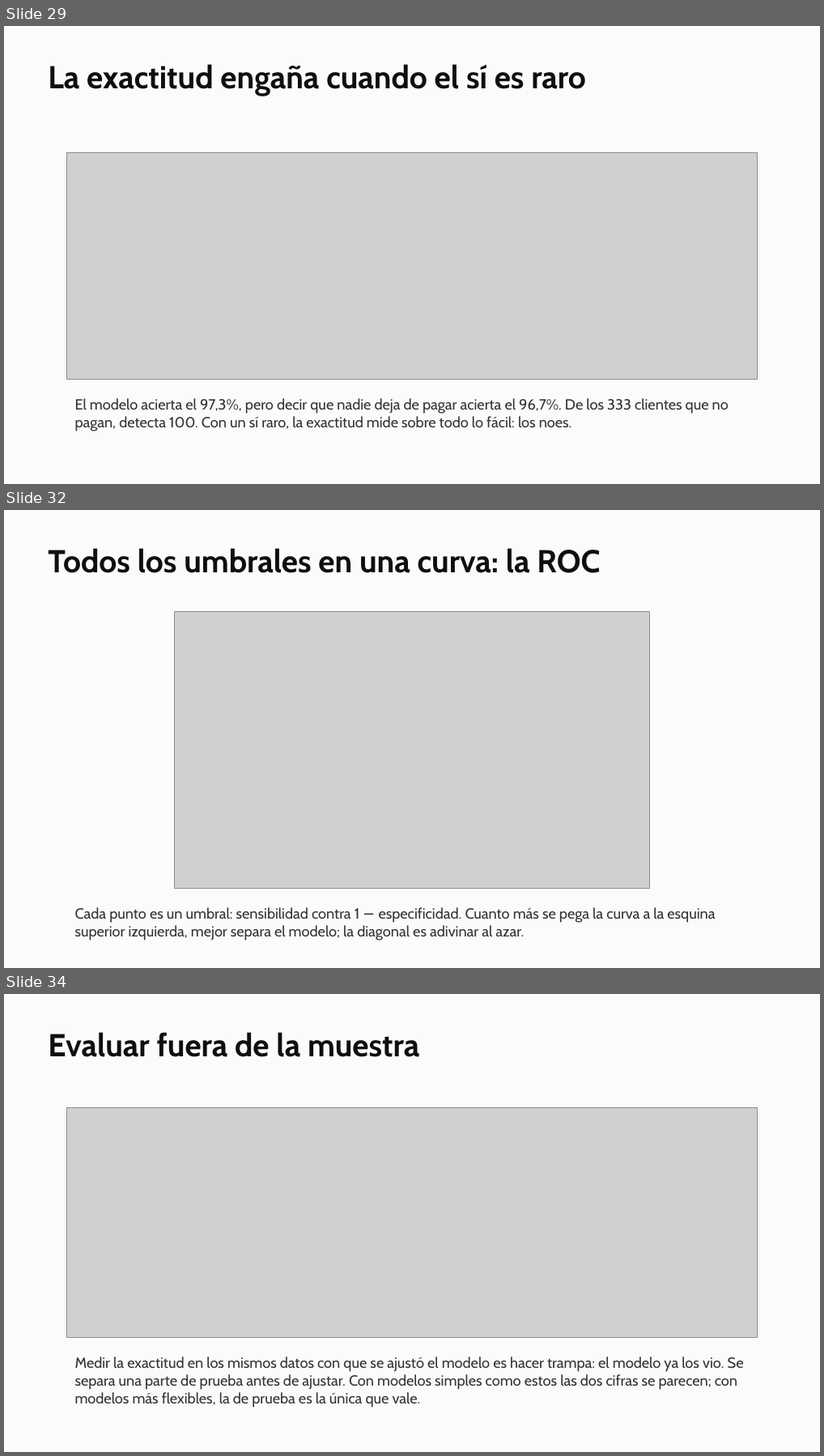
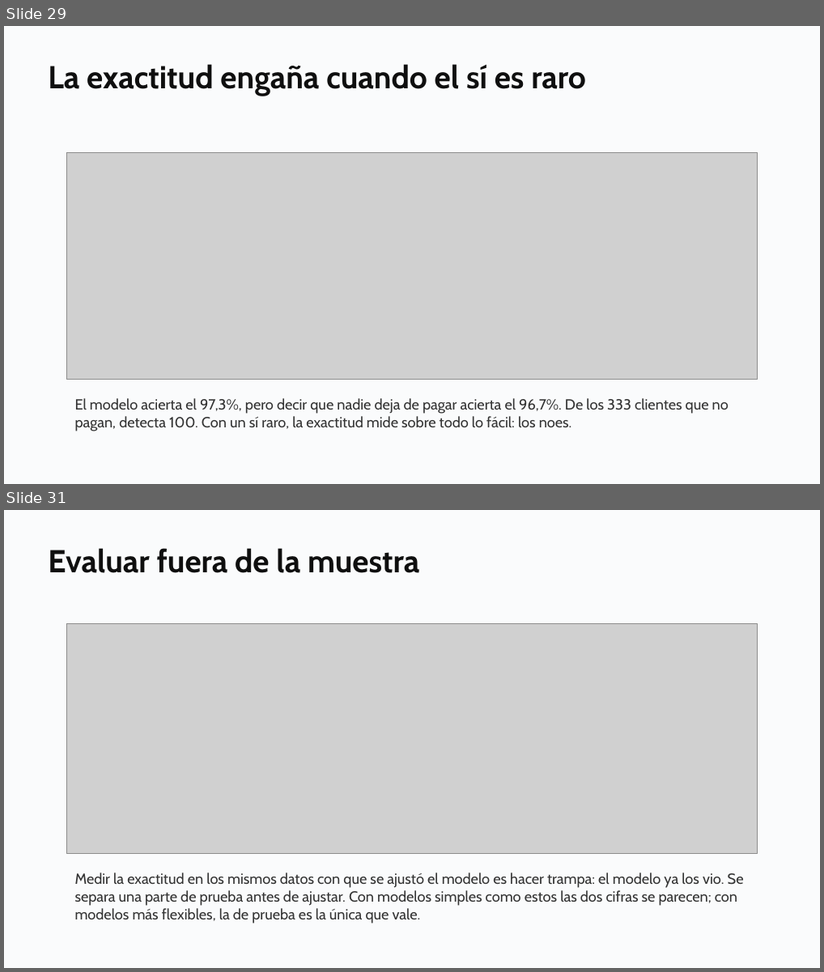
Before and after one commit to daniopitz/diplomado-cdd, a slide deck: presentaciones/clase06_regresion_logistica.pptx. Shown one above the other, each under a label of ours: slides 29, 32 and 34 before the commit, slides 29 and 31 after it; the slides between them are not shown. The pictures are 824x1456 and 824x972 pixels, drawn with LibreOffice and Linux fonts; fonts in the diff are those of the drawing; grey boxes stand for pictures. Boxes give left, top, right and bottom in pixels: in the first picture for what was removed or moved away, otherwise in the second. Text is boxed around its words. In the diff, an @@ line names an element or a change of style, - is before the commit and + after.

```diff
--- a/presentaciones/clase06_regresion_logistica.pptx
+++ b/presentaciones/clase06_regresion_logistica.pptx
@@ slide 32 removed at box(4, 510, 820, 968), background #FFFFFF @@
@@ rectangle removed at box(4, 510, 820, 968) @@
@@ text removed at box(48, 548, 600, 573) @@
-Todos los umbrales en una curva: la ROC
@@ picture removed at box(175, 612, 650, 889) @@
@@ text removed at box(75, 908, 715, 941) @@
-Cada punto es un umbral: sensibilidad contra 1 − especificidad. Cuanto más se pega la curva a la esquina superior izquierda, mejor separa el modelo; la diagonal es adivinar al azar.
@@ what was slide 34 is now slide 31 @@
```
Also in this commit, not shown: 7 slides changed, 2 other slides removed, 6 other files.
